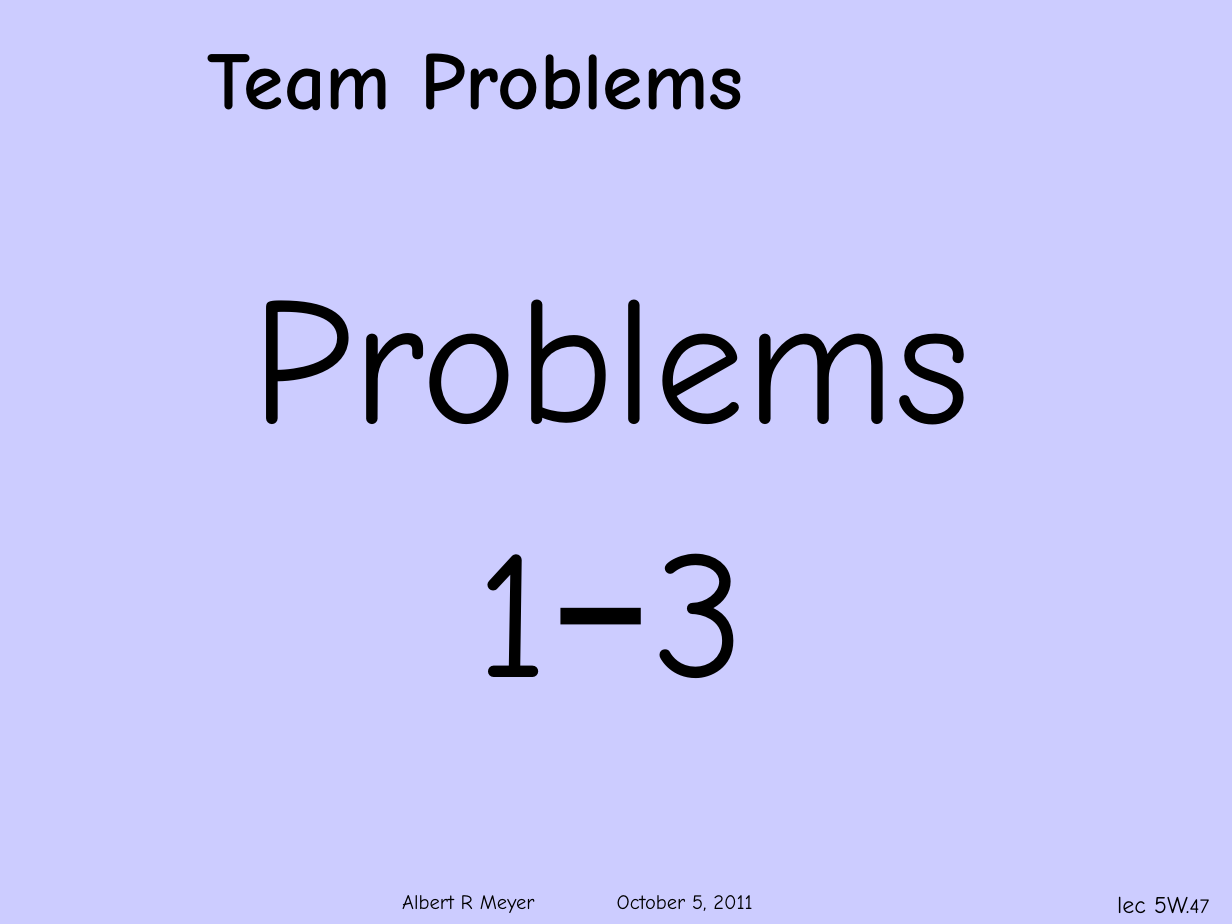
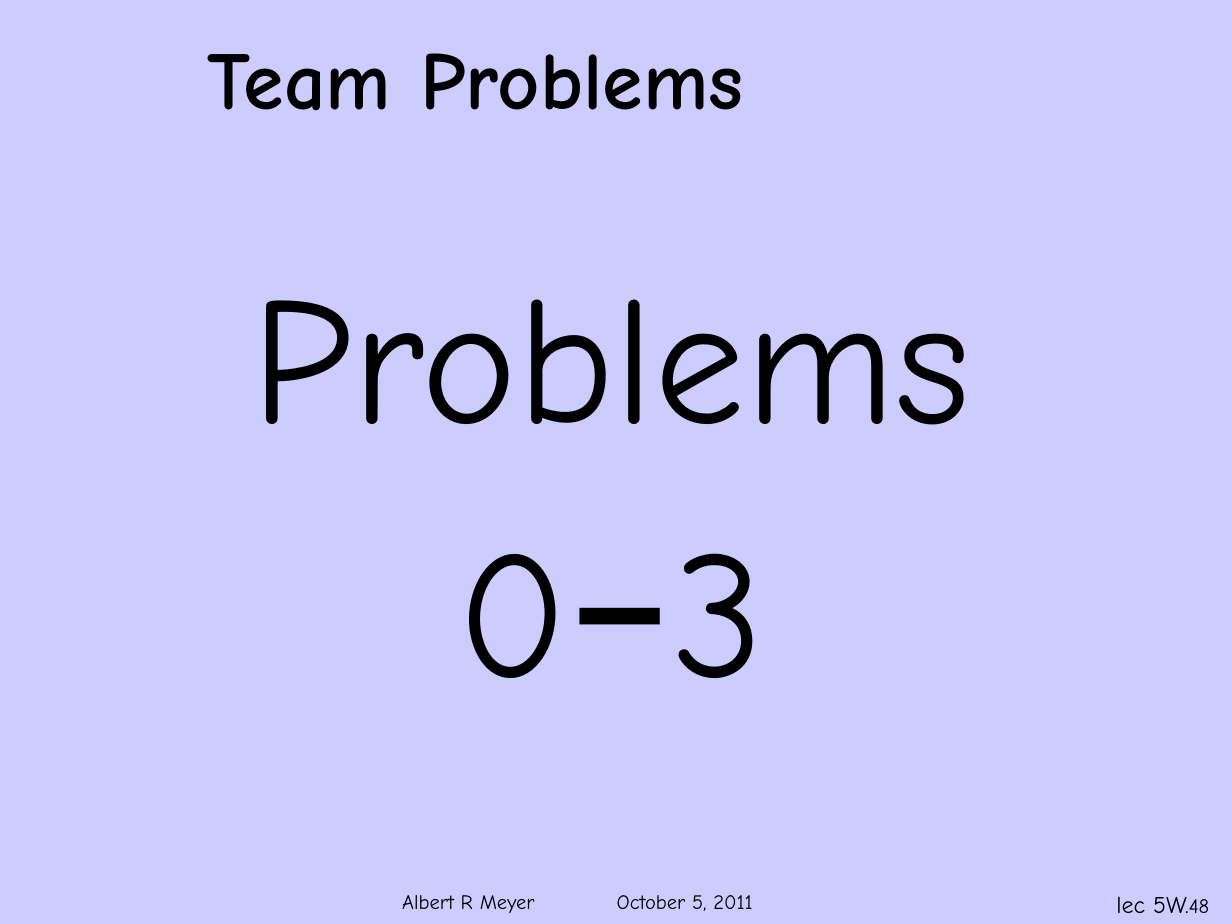
Before and after one commit to armeyer/mcs_web, a slide deck: slide 48 of fall11/slidesF11/slides5w.pptx (slide 47 before the commit). Drawn at 1232x924 pixels with LibreOffice and Linux fonts; fonts in the diff are those of the drawing; background and template pictures are left out. Boxes give left, top, right and bottom in pixels: in the first picture for what was removed or moved away, otherwise in the second. Text is boxed around its words. In the diff, an @@ line names an element or a change of style, - is before the commit and + after.

```diff
--- a/fall11/slidesF11/slides5w.pptx
+++ b/fall11/slidesF11/slides5w.pptx
@@ text at (457,553,764,678): text changed @@
-1−3
+0−3
@@ page number at (1116,897,1209,913): text changed @@
-lec 5W.47
+lec 5W.48
```
Also in this commit, not shown: 6 other slides changed, 1 slide added, 1 other file.
